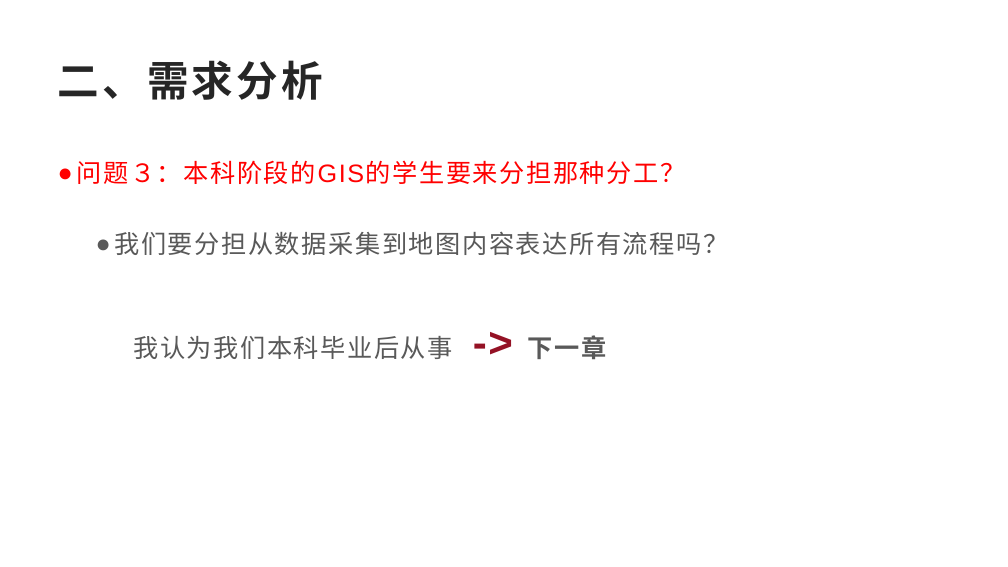
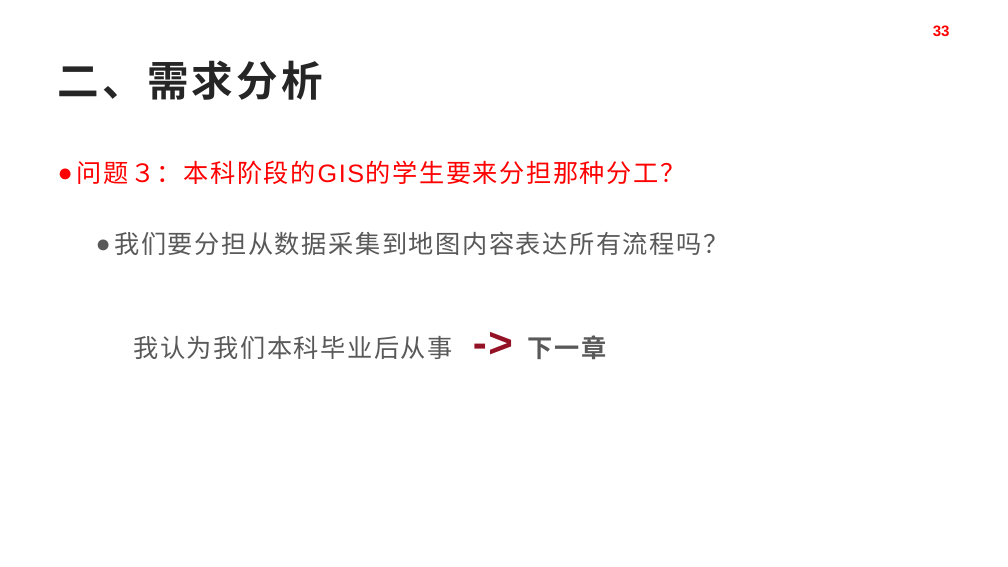
Before and after one commit to pkcile/firstPage, a slide deck: slide 33 of job/gis/download/GIS行业应用-12-28.pptx. Drawn at 1008x567 pixels with LibreOffice and Linux fonts; fonts in the diff are those of the drawing. Boxes give left, top, right and bottom in pixels: in the first picture for what was removed or moved away, otherwise in the second. Text is boxed around its words. In the diff, an @@ line names an element or a change of style, - is before the commit and + after.

```diff
--- a/job/gis/download/GIS行业应用-12-28.pptx
+++ b/job/gis/download/GIS行业应用-12-28.pptx
@@ page number added at [933,25,950,36], 14.4 pt, text #FF0000, bold @@
+33
```
Also in this commit, not shown: 66 other slides changed, 1 slide added, 2 slides removed, 3 other files.
